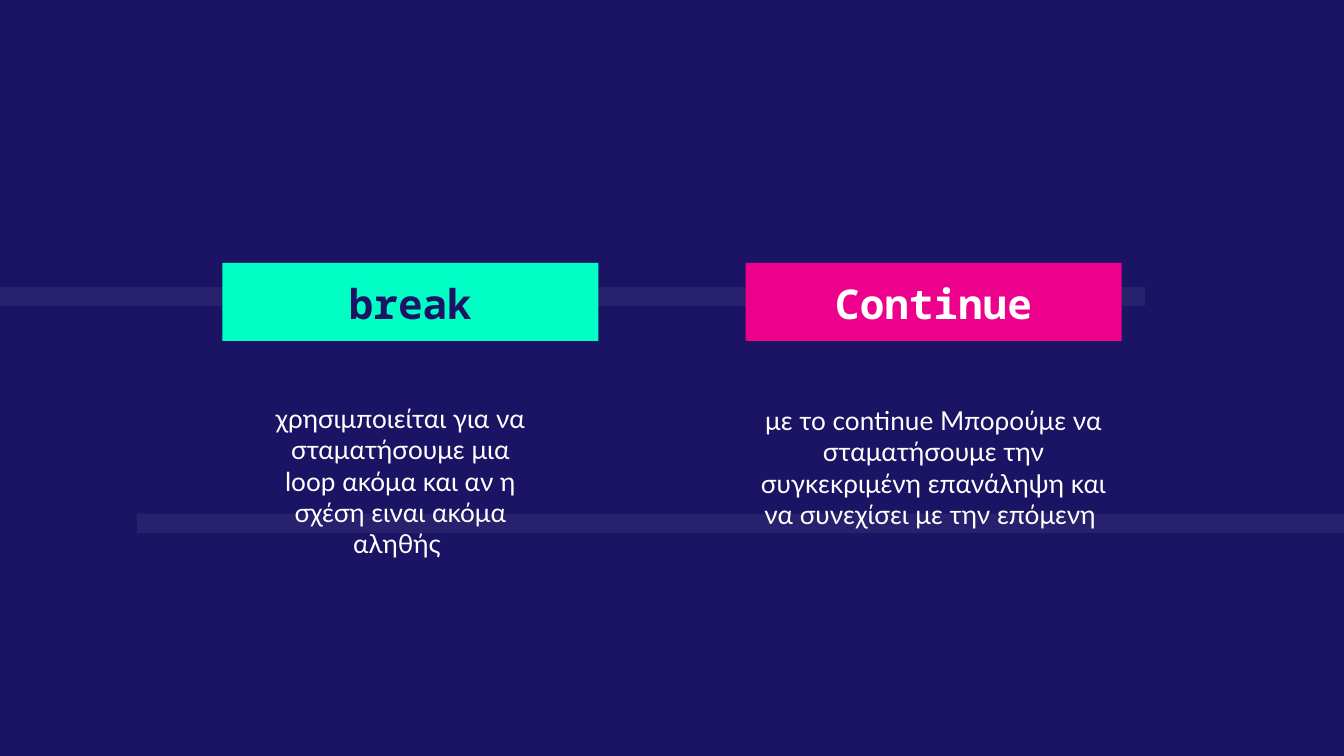
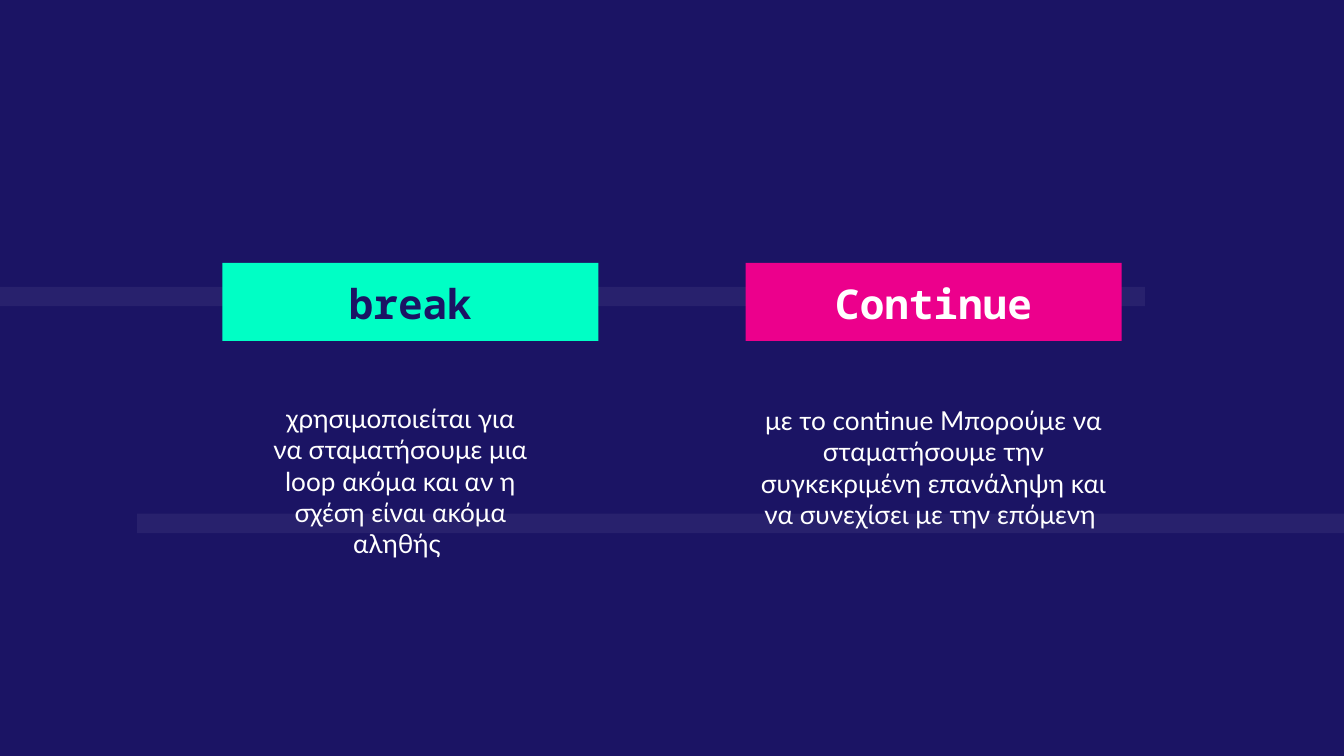
Before and after one commit to deepblue597/python_tutorial, a slide deck: slide 19 of lesson 2/Lesson 2 Python.pptx. Drawn at 1344x756 pixels with LibreOffice and Linux fonts; fonts in the diff are those of the drawing. Boxes give left, top, right and bottom in pixels: in the first picture for what was removed or moved away, otherwise in the second. Text is boxed around its words. In the diff, an @@ line names an element or a change of style, - is before the commit and + after.

```diff
--- a/lesson 2/Lesson 2 Python.pptx
+++ b/lesson 2/Lesson 2 Python.pptx
@@ subtitle at (273, 408, 527, 558): text changed @@
-χρησιμποιείται για να σταματήσουμε μια loop ακόμα και αν η σχέση ειναι ακόμα αληθής
+χρησιμοποιείται για να σταματήσουμε μια loop ακόμα και αν η σχέση είναι ακόμα αληθής
```
Also in this commit, not shown: 3 other slides changed, 5 slides added, 5 slides removed.
